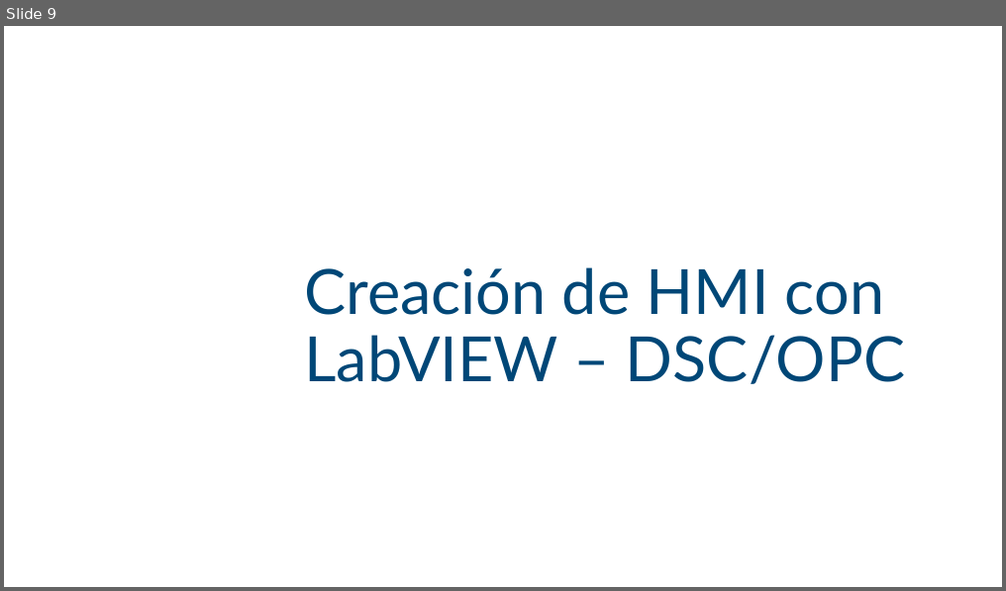
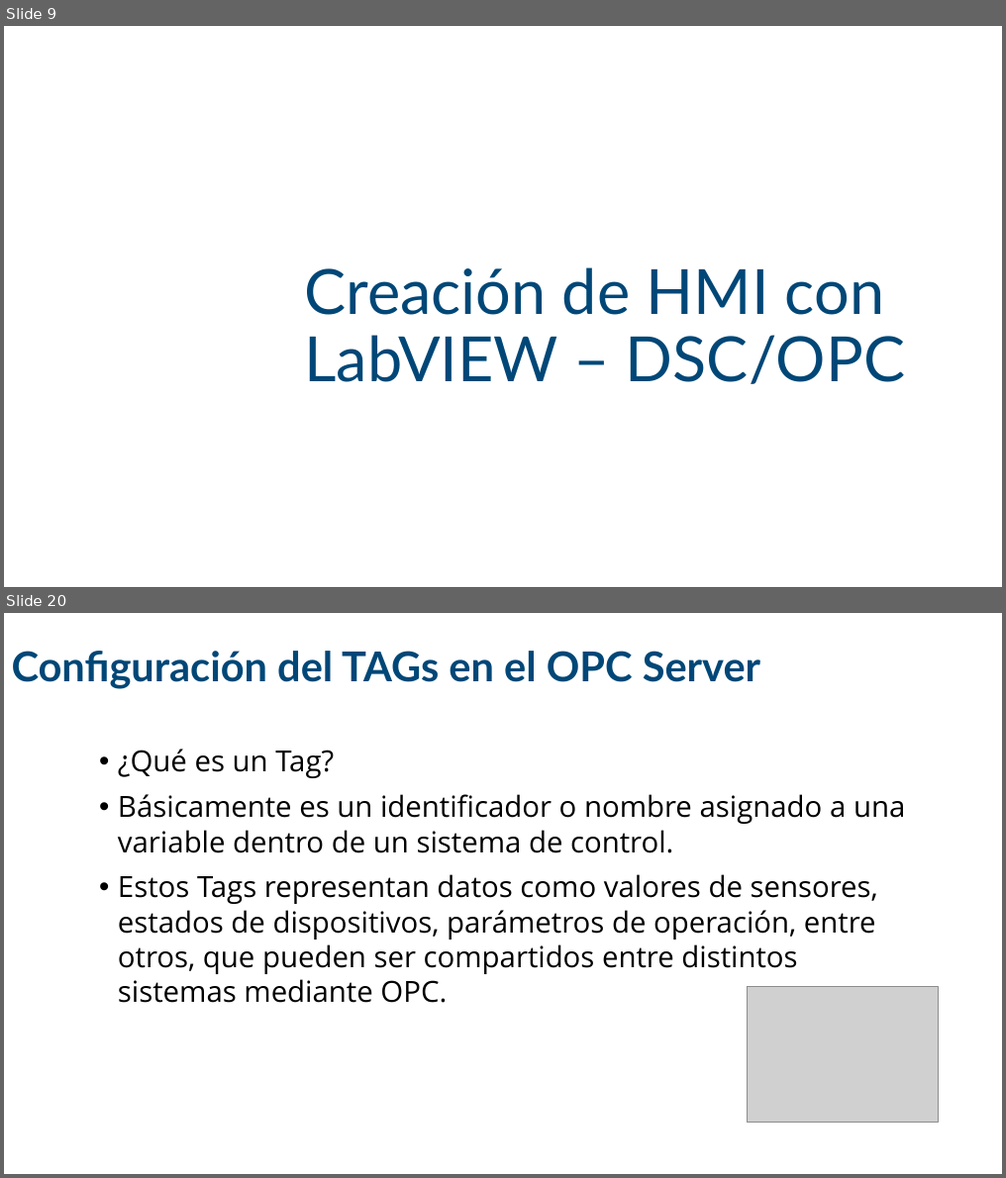
Before and after one commit to cjuarezramos/HMILabVIEW, a slide deck: Creación de HMI.pptx. Shown one above the other, each under a label of ours: slide 9 before the commit, slides 9 and 20 after it; the slides between them are not shown. The pictures are 1006x591 and 1006x1178 pixels, drawn with LibreOffice and Linux fonts; fonts in the diff are those of the drawing; grey boxes stand for pictures; background and template pictures are left out. Boxes give left, top, right and bottom in pixels: in the first picture for what was removed or moved away, otherwise in the second. Text is boxed around its words. In the diff, an @@ line names an element or a change of style, - is before the commit and + after.

```diff
--- a/Creación de HMI.pptx
+++ b/Creación de HMI.pptx
@@ slide 20 added at box(4, 613, 1002, 1174), background #FFFFFF @@
@@ title added at box(12, 651, 760, 689), 39.6 pt, text #004777, bold @@
+Configuración del TAGs en el OPC Server
@@ text added at box(118, 749, 905, 1003), 28 pt, text #000000 @@
+• ¿Qué es un Tag?
+• Básicamente es un identificador o nombre asignado a una variable dentro de un sistema de control.
+• Estos Tags representan datos como valores de sensores, estados de dispositivos, parámetros de operación, entre otros, que pueden ser compartidos entre distintos sistemas mediante OPC.
@@ picture added at box(746, 986, 938, 1123) @@
```
Also in this commit, not shown: 33 other slides added, 1 slide removed.
